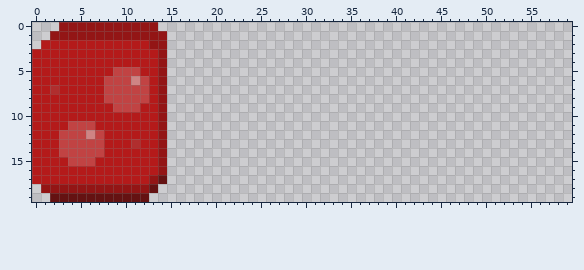
A pixel-art sprite gets an edit: art/enemy-sheet.png. The first picture shows the starting point.
The file is 60x20 pixels.
After:
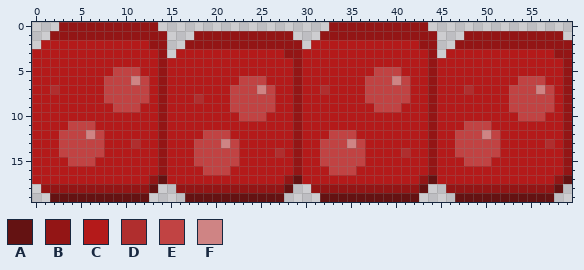
Palette (. is transparent): A #641212  B #931515  C #b41a1a  D #b02e2e  E #c14343  F #cf8484
Edits made:
y 0: x 33..43 ........... -> BBBBBBBBBBB
y 1: x 18..28 ........... -> BBBBBBBBBBB; x 32..44 ............. -> BBBBBBBBBBBBB; x 48..58 ........... -> BBBBBBBBBBB
y 2: x 17..29 ............. -> BBBBBBBBBBBBB; x 31..44 .............. -> CCCCCCCCCCCCBB; x 47..59 ............. -> BBBBBBBBBBBBB
y 3: x 16..44 ............................. -> CCCCCCCCCCCCBBCCCCCCCCCCCCCCB; x 46..59 .............. -> CCCCCCCCCCCCBB
y 4: x 15..59 ............................................. -> CCCCCCCCCCCCCCBCCCCCCCCCCCCCCBCCCCCCCCCCCCCCB
y 5: x 15..59 ............................................. -> CCCCCCCCCCCCCCBCCCCCCCCEEECCCBCCCCCCCCCCCCCCB
y 6: x 15..59 ............................................. -> CCCCCCCCEEECCCBCCCCCCCEEEFECCBCCCCCCCCCEEECCB
y 7: x 15..59 ............................................. -> CCCCCCCEEEFECCBCCDCCCCEEEEECCBCCCDCCCCEEEFECB
y 8: x 15..59 ............................................. -> CCCDCCCEEEEECCBCCCCCCCEEEEECCBCCCCCCCCEEEEECB
y 9: x 15..59 ............................................. -> CCCCCCCEEEEECCBCCCCCCCCEEECCCBCCCCCCCCEEEEECB
y 10: x 15..59 ............................................. -> CCCCCCCCEEECCCBCCCCCCCCCCCCCCBCCCCCCCCCEEECCB
y 11: x 15..59 ............................................. -> CCCCCCCCCCCCCCBCCCCCCCCCCCCCCBCCCEEECCCCCCCCB
y 12: x 15..59 ............................................. -> CCCCEEECCCCCCCBCCCEEECCCCCCCCBCCEEEFECCCCCCCB
y 13: x 15..59 ............................................. -> CCCEEEFECCCCCCBCCEEEFECCCCCCCBCCEEEEECCCCCDCB
y 14: x 15..59 ............................................. -> CCCEEEEECCCCDCBCCEEEEECCCCDCCBCCEEEEECCCCCCCB
y 15: x 15..59 ............................................. -> CCCEEEEECCCCCCBCCEEEEECCCCCCCBCCCEEECCCCCCCCB
y 16: x 15..59 ............................................. -> CCCCEEECCCCCCCBCCCEEECCCCCCCCBCCCCCCCCCCCCCCB
y 17: x 15..59 ............................................. -> CCCCCCCCCCCCCBACCCCCCCCCCCCCBACCCCCCCCCCCCCBA
y 18: x 16..28 ............. -> BBBBBBBBBBBBA; x 31..43 ............. -> BBBBBBBBBBBBA; x 46..58 ............. -> BBBBBBBBBBBBA
y 19: x 17..27 ........... -> AAAAAAAAAAA; x 32..42 ........... -> AAAAAAAAAAA; x 47..57 ........... -> AAAAAAAAAAA
Boxes around the changes in both pictures, in picture pixels (x1, y1, x2, y2):
added: (167, 22, 572, 202)
